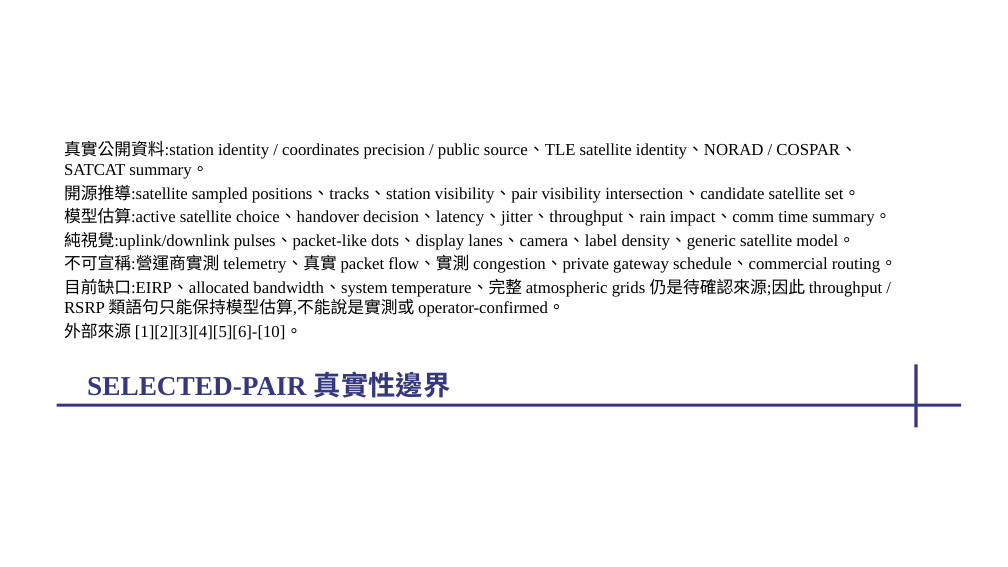
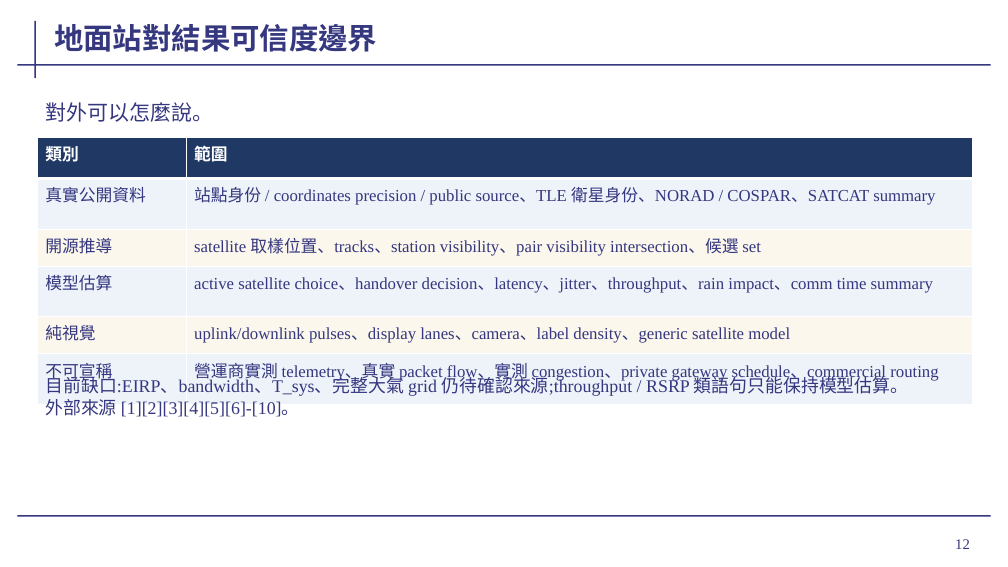
Before and after one commit to cedarwud/scenario-globe-viewer, a slide deck: slide 12 of docs/presentation/wave2-progress-2026-05-19.pptx. Drawn at 1008x567 pixels with LibreOffice and Linux fonts; fonts in the diff are those of the drawing; background and template pictures are left out. Boxes give left, top, right and bottom in pixels: in the first picture for what was removed or moved away, otherwise in the second. Text is boxed around its words. In the diff, an @@ line names an element or a change of style, - is before the commit and + after.

```diff
--- a/docs/presentation/wave2-progress-2026-05-19.pptx
+++ b/docs/presentation/wave2-progress-2026-05-19.pptx
@@ line added from (36, 21) to (36, 78), #35377F 1.5 pt @@
@@ title "地面站對結果可信度邊界" at (x1=54, y1=24, x2=377, y2=52): vertical alignment top to bottom @@
@@ title at (x1=54, y1=24, x2=377, y2=52): text changed; size 26 to 28 pt @@
-SELECTED-PAIR 真實性邊界
+地面站對結果可信度邊界
@@ line added from (17, 65) to (991, 65), #35377F 1.5 pt @@
@@ text added at (x1=45, y1=102, x2=213, y2=122), 20 pt, text #35377F @@
+對外可以怎麼說。
@@ table added at (x1=38, y1=138, x2=972, y2=386), 6 rows, 2 columns @@
+類別 | 範圍
+真實公開資料 | 站點身份 / coordinates precision / public source、TLE 衛星身份、NORAD / COSPAR、SATCAT summary
+開源推導 | satellite 取樣位置、tracks、station visibility、pair visibility intersection、候選 set
+模型估算 | active satellite choice、handover decision、latency、jitter、throughput、rain impact、comm time summary
+純視覺 | uplink/downlink pulses、display lanes、camera、label density、generic satellite model
+不可宣稱 | 營運商實測 telemetry、真實 packet flow、實測 congestion、private gateway schedule、commercial routing
@@ text removed at (x1=64, y1=141, x2=897, y2=340) @@
-真實公開資料:station identity / coordinates precision / public source、TLE satellite identity、NORAD / COSPAR、SATCAT summary。
-開源推導:satellite sampled positions、tracks、station visibility、pair visibility intersection、candidate satellite set。
-模型估算:active satellite choice、handover decision、latency、jitter、throughput、rain impact、comm time summary。
-純視覺:uplink/downlink pulses、packet-like dots、display lanes、camera、label density、generic satellite model。
-不可宣稱:營運商實測 telemetry、真實 packet flow、實測 congestion、private gateway schedule、commercial routing。
-目前缺口:EIRP、allocated bandwidth、system temperature、完整 atmospheric grids 仍是待確認來源;因此 throughput / RSRP 類語句只能保持模型估算,不能說是實測或 operator-confirmed。
-外部來源 [1][2][3][4][5][6]-[10]。
@@ text added at (x1=45, y1=374, x2=909, y2=417), 17 pt, text #35377F @@
+目前缺口:EIRP、bandwidth、T_sys、完整大氣 grid 仍待確認來源;throughput / RSRP 類語句只能保持模型估算。
+外部來源 [1][2][3][4][5][6]-[10]。
@@ line removed from (917, 364) to (917, 427) @@
@@ line removed from (57, 405) to (962, 405) @@
@@ line added from (17, 516) to (991, 516), #35377F 1.5 pt @@
@@ page number added at (x1=955, y1=539, x2=970, y2=549), 14 pt, text #35377F @@
+12
```
Also in this commit, not shown: 21 other slides changed, 1 slide added, 1 slide removed, 2 other files.
